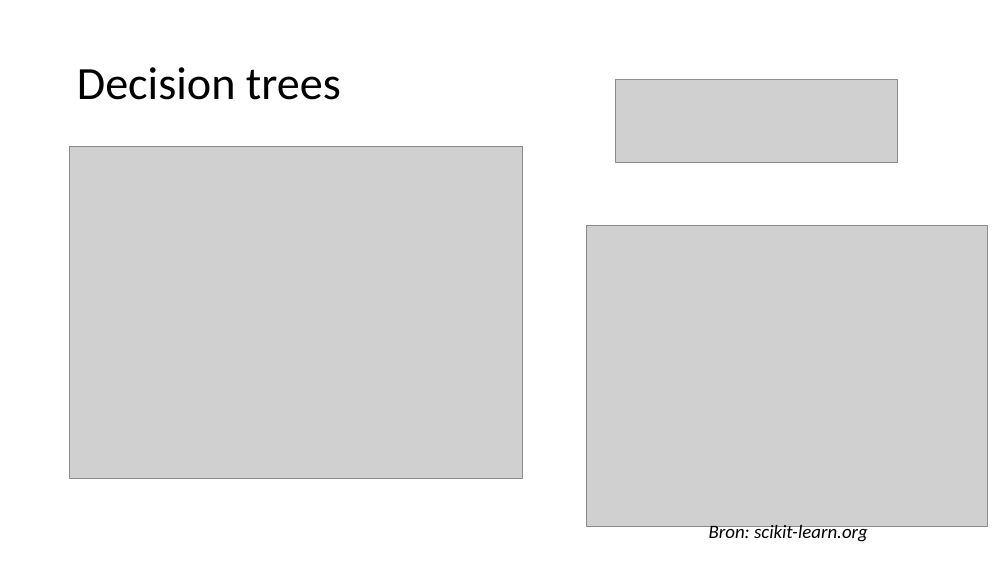
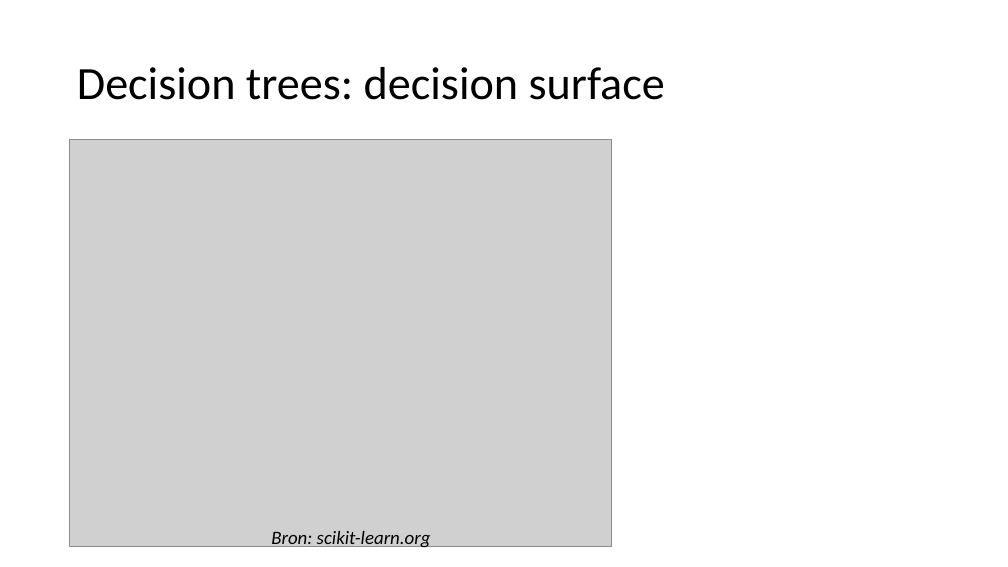
Before and after one commit to hanze-hbo-ict/Machine-Learning, a slide deck: slide 43 of Keynote/6.andere-modellen.pptx (slide 9 before the commit). Drawn at 1008x567 pixels with LibreOffice and Linux fonts; fonts in the diff are those of the drawing; grey boxes stand for pictures. Boxes give left, top, right and bottom in pixels: in the first picture for what was removed or moved away, otherwise in the second. Text is boxed around its words. In the diff, an @@ line names an element or a change of style, - is before the commit and + after.

```diff
--- a/Keynote/6.andere-modellen.pptx
+++ b/Keynote/6.andere-modellen.pptx
@@ title at (77, 67, 665, 100): text changed @@
-Decision trees
+Decision trees: decision surface
@@ picture removed at (616, 79, 898, 163) @@
@@ picture: place and size @@
-picture at (586, 226, 988, 527)
+picture at (70, 140, 613, 547)
@@ picture removed at (70, 147, 523, 479) @@
@@ text "Bron: scikit-learn.org": place and size @@
-text "Bron: scikit-learn.org" at (709, 524, 868, 541)
+text "Bron: scikit-learn.org" at (271, 531, 431, 549)
```
Also in this commit, not shown: 7 other slides changed, 37 slides added, 2 slides removed, 4 other files.
